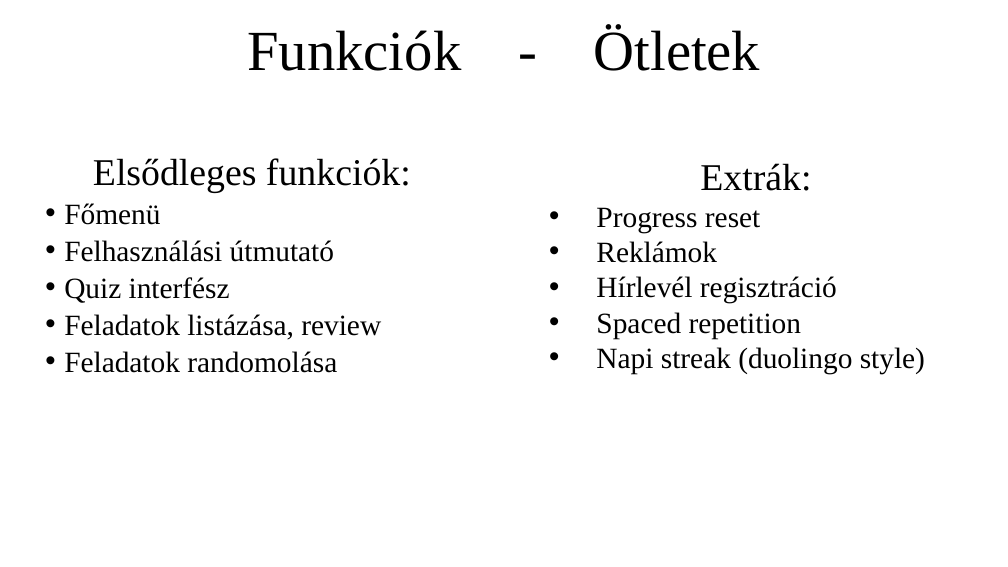
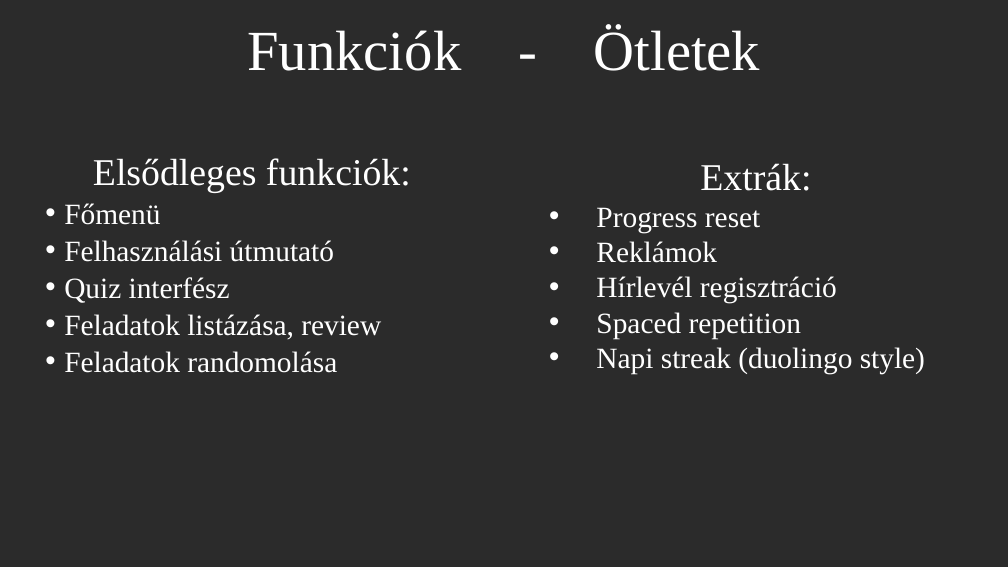
Before and after one commit to zsolti6/Erettsegizzunk, a slide deck: slide 3 of erettsegizzunk.pptx. Drawn at 1008x567 pixels with LibreOffice and Linux fonts; fonts in the diff are those of the drawing; background and template pictures are left out; a plain dark background stands for a picture behind light text. Boxes give left, top, right and bottom in pixels: in the first picture for what was removed or moved away, otherwise in the second. Text is boxed around its words. In the diff, an @@ line names an element or a change of style, - is before the commit and + after.

```diff
--- a/erettsegizzunk.pptx
+++ b/erettsegizzunk.pptx
@@ background #FFFFFF to picture (left out) @@
@@ text colour #000000 to #FFFFFF in 3 elements at [247,26,761,71], [64,158,411,373], [596,163,925,374] @@
```
Also in this commit, not shown: 7 other slides changed, 9 slides added, 1 other file.
